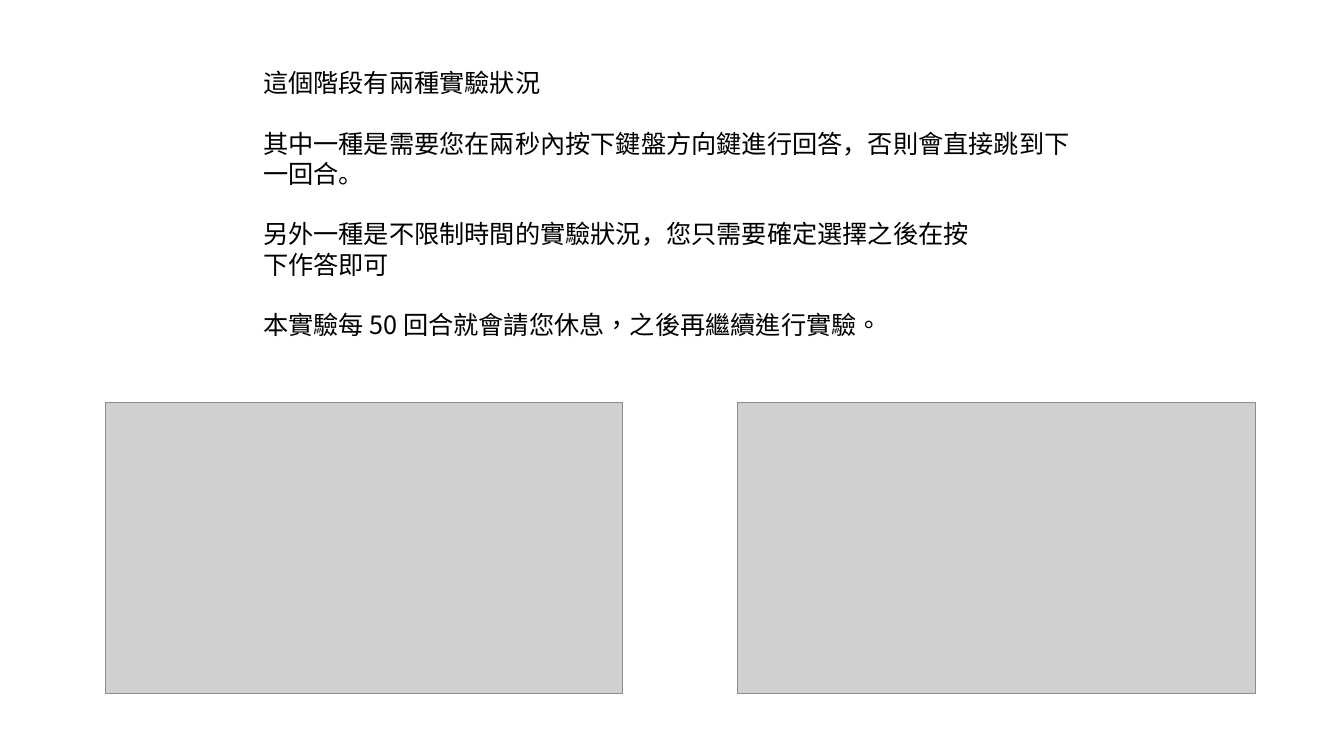
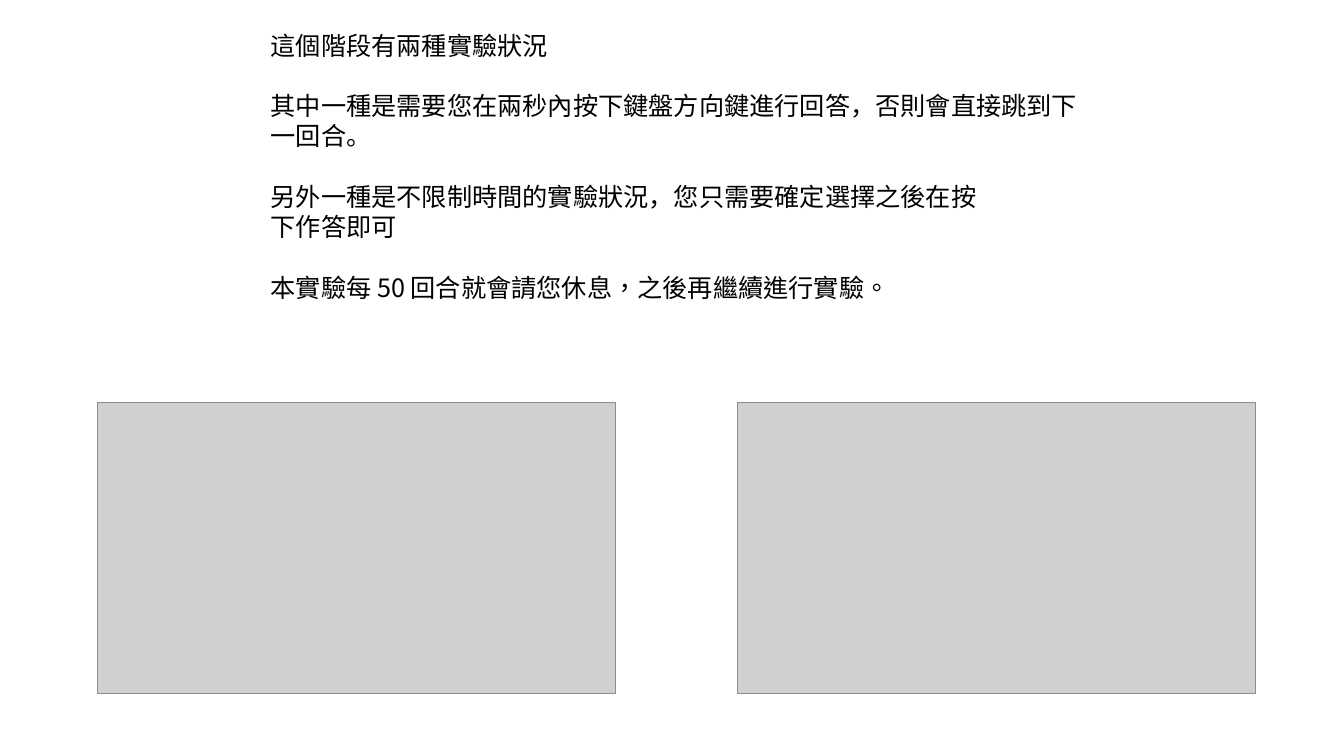
Before and after one commit to lytt925/VBDMFA-Program, a slide deck: slide 4 of Instruction.pptx. Drawn at 1344x756 pixels with LibreOffice and Linux fonts; fonts in the diff are those of the drawing; grey boxes stand for pictures. Boxes give left, top, right and bottom in pixels: in the first picture for what was removed or moved away, otherwise in the second. Text is boxed around its words. In the diff, an @@ line names an element or a change of style, - is before the commit and + after.

Commit message:
try commit

```diff
--- a/Instruction.pptx
+++ b/Instruction.pptx
@@ text "這個階段有兩種實驗狀況": place and size @@
-text "這個階段有兩種實驗狀況" at [263, 70, 1069, 336]
+text "這個階段有兩種實驗狀況" at [271, 33, 1077, 299]
@@ picture: place and size @@
-picture at [106, 402, 623, 694]
+picture at [98, 402, 615, 694]
```
